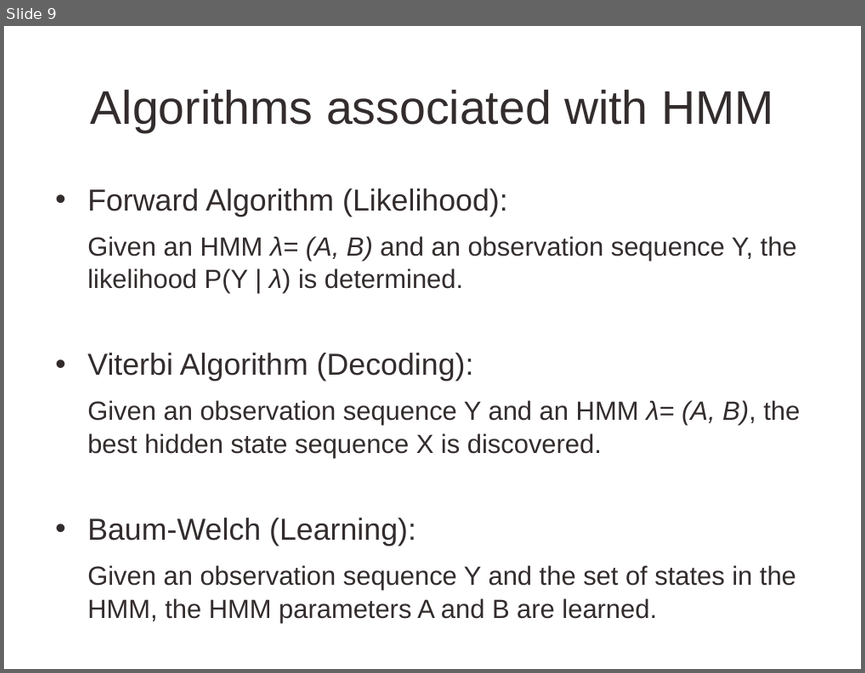
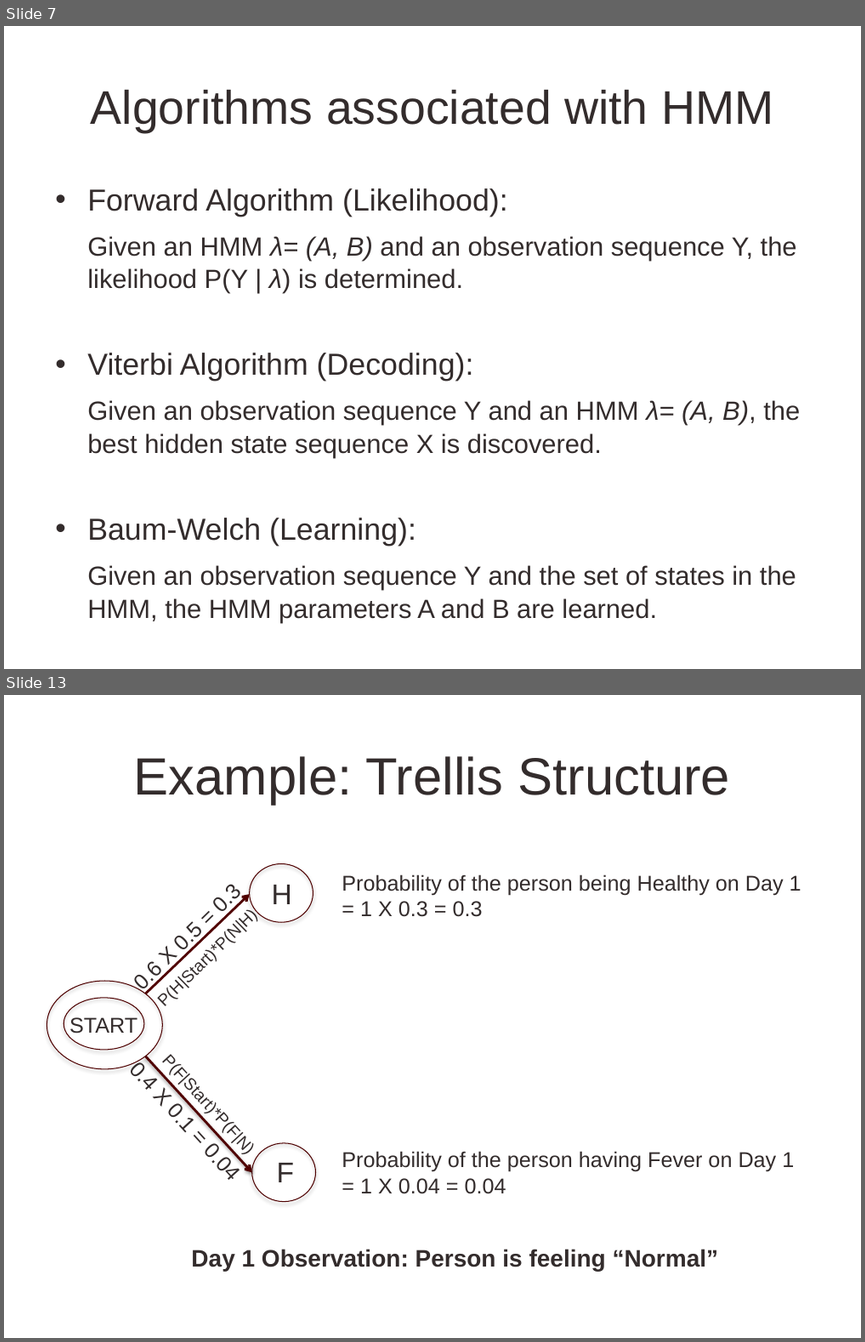
Before and after one commit to CourseReps/ECEN662-Spring2017, a slide deck: Students/KJyotsna/ECEN 662 - Inference on Markov Chain.pptx. Shown one above the other, each under a label of ours: slide 9 before the commit, slides 7 and 13 after it; the slides between them are not shown. The pictures are 865x673 and 865x1342 pixels, drawn with LibreOffice and Linux fonts; fonts in the diff are those of the drawing; background and template pictures are left out. Boxes give left, top, right and bottom in pixels: in the first picture for what was removed or moved away, otherwise in the second. Text is boxed around its words. In the diff, an @@ line names an element or a change of style, - is before the commit and + after.

```diff
--- a/Students/KJyotsna/ECEN 662 - Inference on Markov Chain.pptx
+++ b/Students/KJyotsna/ECEN 662 - Inference on Markov Chain.pptx
@@ slide 13 added at bbox=[4, 695, 861, 1338], background picture (left out) @@
@@ title added at bbox=[134, 756, 730, 805], 44 pt, text #332C2C @@
+Example: Trellis Structure
@@ ellipse added at bbox=[249, 864, 313, 922], outline #4E0000 0.75 pt @@
@@ text added at bbox=[143, 889, 234, 994], 18 pt, text #332C2C @@
+0.6 X 0.5 = 0.3
@@ arrow added from (145, 993) to (249, 894), #500000 2 pt @@
@@ text added at bbox=[272, 885, 292, 904], 24 pt, text #332C2C @@
+H
@@ text added at bbox=[341, 874, 801, 917], 18 pt, text #332C2C @@
+Probability of the person being Healthy on Day 1
+= 1 X 0.3 = 0.3
@@ text added at bbox=[165, 915, 255, 1006], 14 pt, text #332C2C @@
+P(H|Start)*P(N|H)
@@ ellipse added at bbox=[46, 981, 162, 1068], outline #4E0000 0.75 pt @@
@@ ellipse added at bbox=[64, 998, 144, 1049], outline #4E0000 0.75 pt @@
@@ text added at bbox=[69, 1017, 137, 1038], 18 pt, text #332C2C @@
+START
@@ text added at bbox=[124, 1071, 242, 1179], 18 pt, text #332C2C @@
+0.4 X 0.1 = 0.04
@@ arrow added from (145, 1055) to (251, 1172), #500000 2 pt @@
@@ text added at bbox=[158, 1062, 237, 1131], 14 pt, text #332C2C @@
+P(F|Start)*P(F|N)
@@ ellipse added at bbox=[251, 1143, 315, 1202], outline #4E0000 0.75 pt @@
@@ text added at bbox=[341, 1151, 794, 1194], 18 pt, text #332C2C @@
+Probability of the person having Fever on Day 1
+= 1 X 0.04 = 0.04
@@ text added at bbox=[277, 1163, 295, 1182], 24 pt, text #332C2C @@
+F
@@ text added at bbox=[191, 1248, 719, 1270], 20 pt, text #332C2C, bold @@
+Day 1 Observation: Person is feeling “Normal”
@@ what was slide 9 is now slide 7 @@
```
Also in this commit, not shown: 2 slides changed, 13 other slides added, 2 slides removed.
